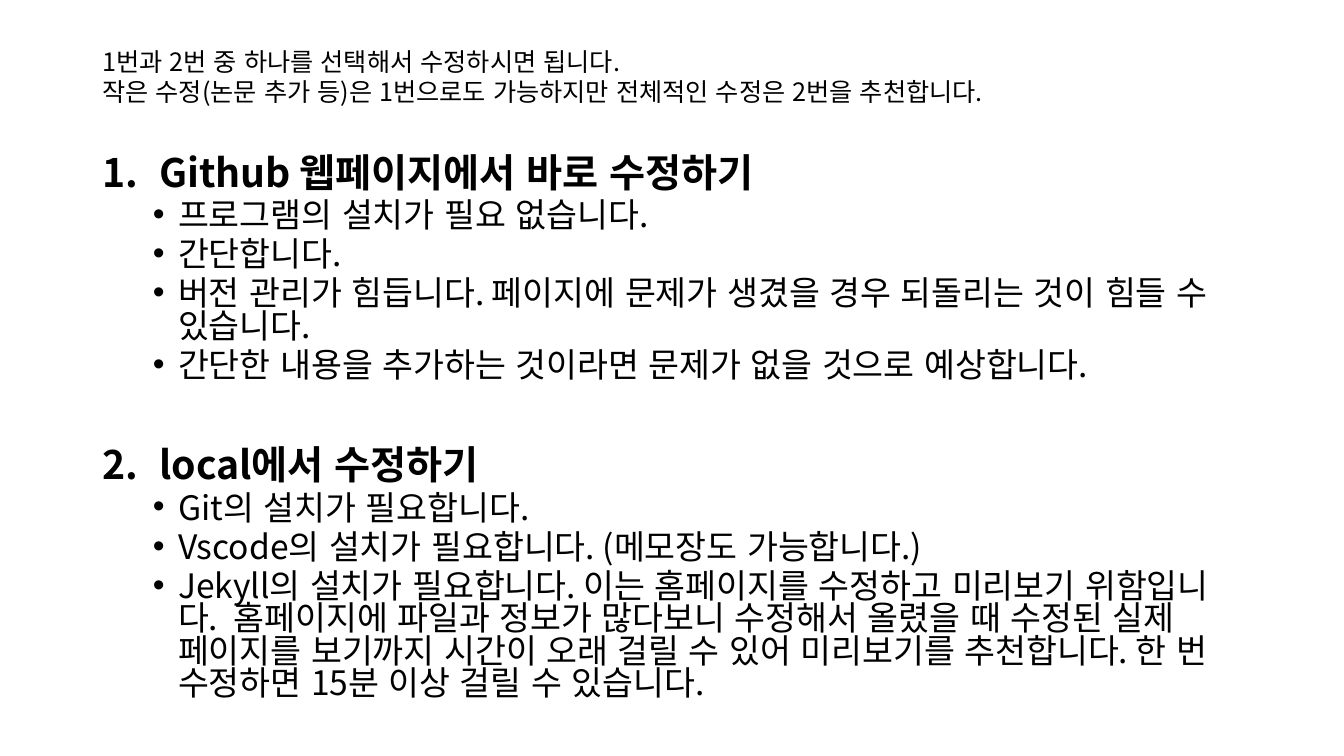
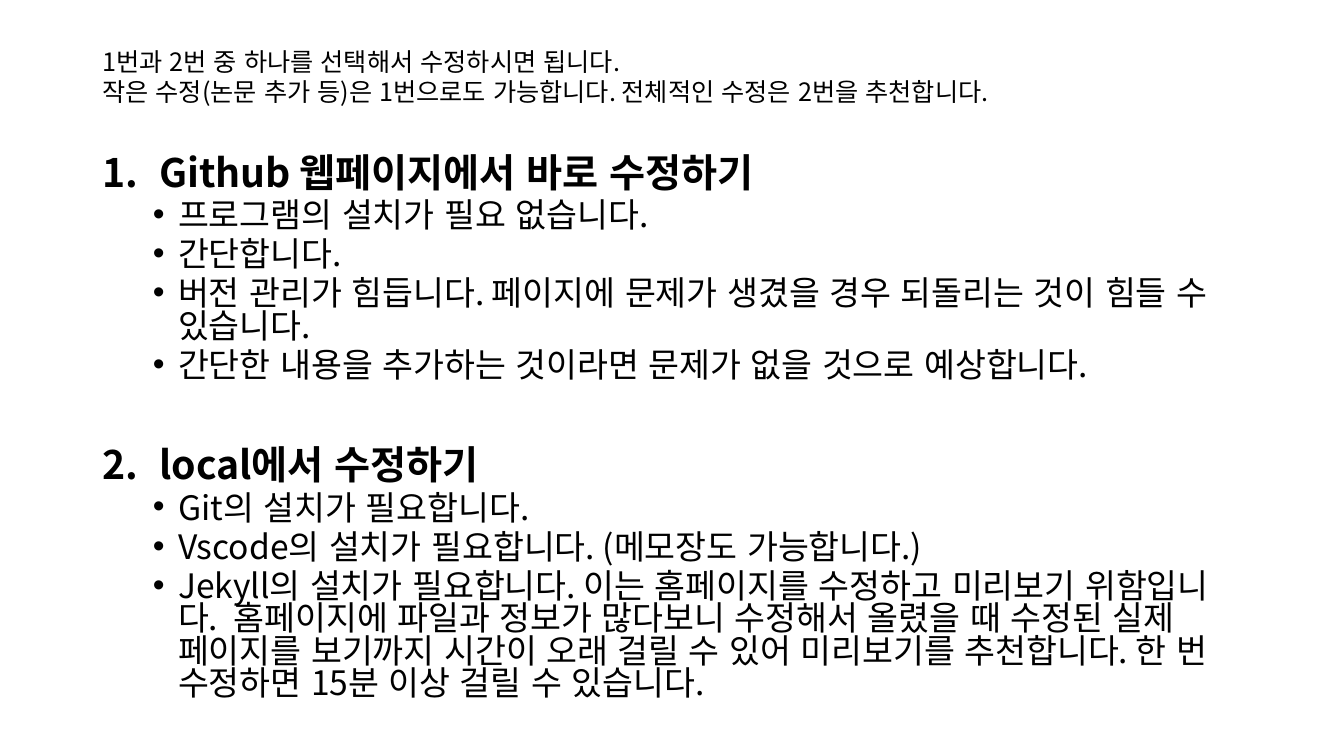
Before and after one commit to SNU-BDA-Lab/SNU-BDA-Lab.github.io, a slide deck: slide 2 of How_To_Use_Github_pages.pptx. Drawn at 1344x756 pixels with LibreOffice and Linux fonts; fonts in the diff are those of the drawing. Boxes give left, top, right and bottom in pixels: in the first picture for what was removed or moved away, otherwise in the second. Text is boxed around its words. In the diff, an @@ line names an element or a change of style, - is before the commit and + after.

```diff
--- a/How_To_Use_Github_pages.pptx
+++ b/How_To_Use_Github_pages.pptx
@@ text at (x1=102, y1=80, x2=989, y2=106): text changed @@
-작은 수정(논문 추가 등)은 1번으로도 가능하지만 전체적인 수정은 2번을 추천합니다.
+작은 수정(논문 추가 등)은 1번으로도 가능합니다. 전체적인 수정은 2번을 추천합니다.
```
Also in this commit, not shown: 1 other slide changed, 9 slides added, 2 slides removed, 21 other files.
